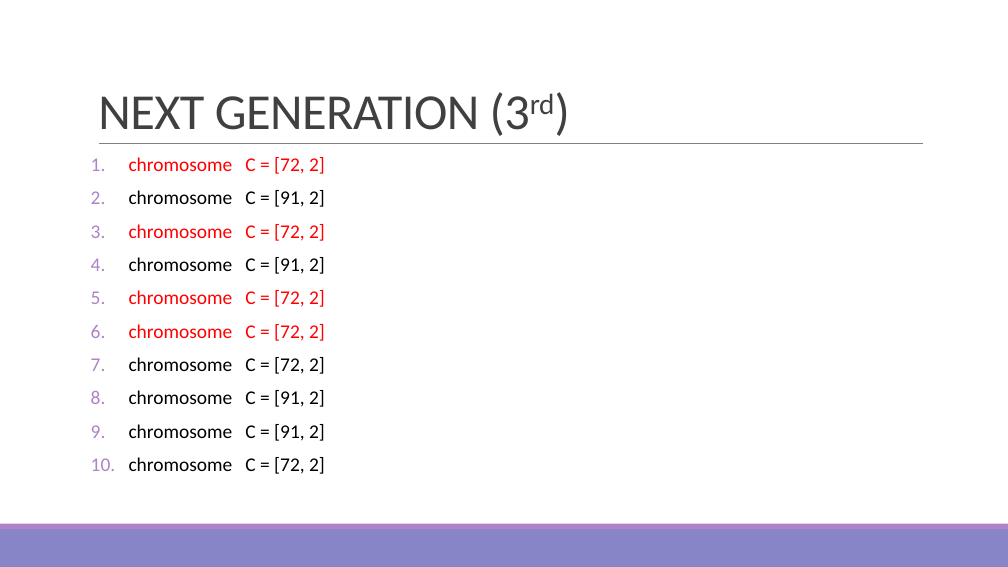
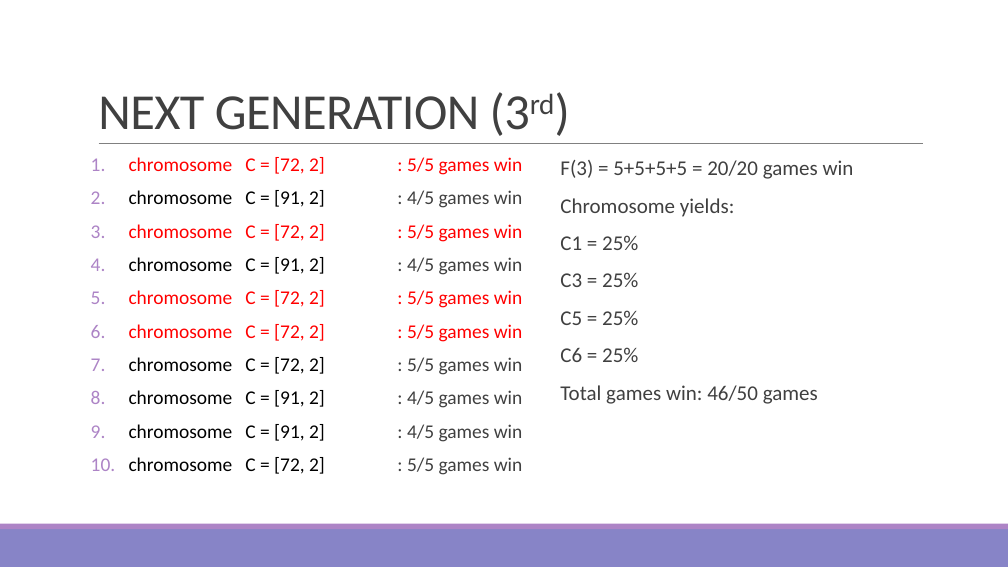
Before and after one commit to hauha46/Sim_Game, a slide deck: slide 9 of SIM GAME_GA.pptx. Drawn at 1008x567 pixels with LibreOffice and Linux fonts; fonts in the diff are those of the drawing. Boxes give left, top, right and bottom in pixels: in the first picture for what was removed or moved away, otherwise in the second. Text is boxed around its words. In the diff, an @@ line names an element or a change of style, - is before the commit and + after.

```diff
--- a/SIM GAME_GA.pptx
+++ b/SIM GAME_GA.pptx
@@ text at (129, 157, 523, 475): text changed; text colour #000000 to #FF0000 @@
-1. chromosome C = [72, 2]
-2. chromosome C = [91, 2]
-3. chromosome C = [72, 2]
-4. chromosome C = [91, 2]
-5. chromosome C = [72, 2]
-6. chromosome C = [72, 2]
-7. chromosome C = [72, 2]
-8. chromosome C = [91, 2]
-9. chromosome C = [91, 2]
-10. chromosome C = [72, 2]
+1. chromosome C = [72, 2] : 5/5 games win
+2. chromosome C = [91, 2] : 4/5 games win
+3. chromosome C = [72, 2] : 5/5 games win
+4. chromosome C = [91, 2] : 4/5 games win
+5. chromosome C = [72, 2] : 5/5 games win
+6. chromosome C = [72, 2] : 5/5 games win
+7. chromosome C = [72, 2] : 5/5 games win
+8. chromosome C = [91, 2] : 4/5 games win
+9. chromosome C = [91, 2] : 4/5 games win
+10. chromosome C = [72, 2] : 5/5 games win
@@ text added at (560, 160, 854, 404), 20 pt, text #404040 @@
+F(3) = 5+5+5+5 = 20/20 games win
+Chromosome yields:
+C1 = 25%
+C3 = 25%
+C5 = 25%
+C6 = 25%
+Total games win: 46/50 games
```
Also in this commit, not shown: 4 other slides changed, 1 slide removed.
